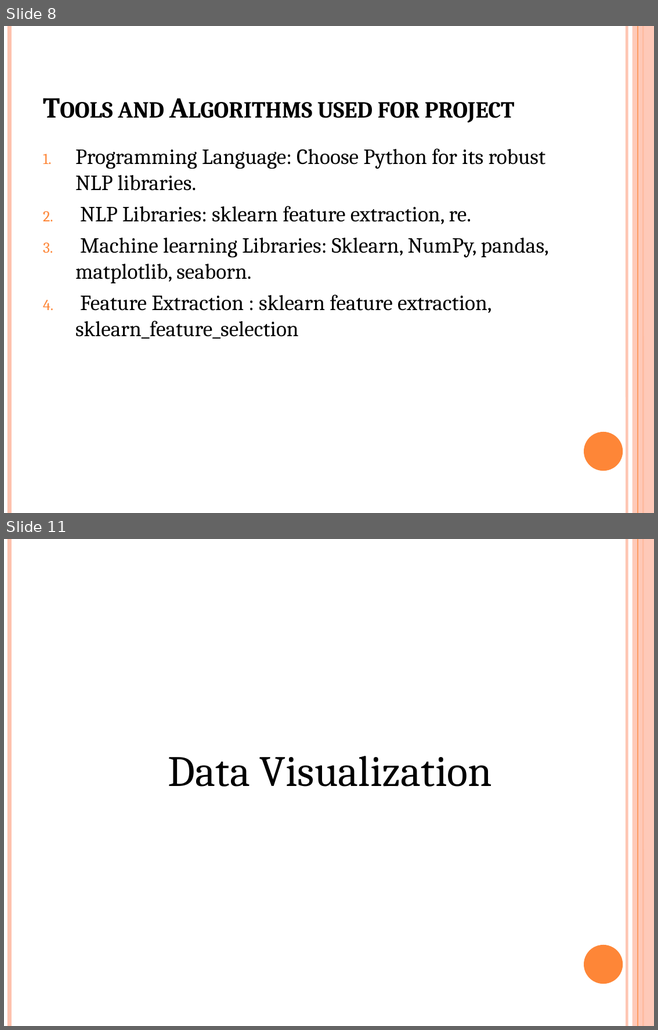
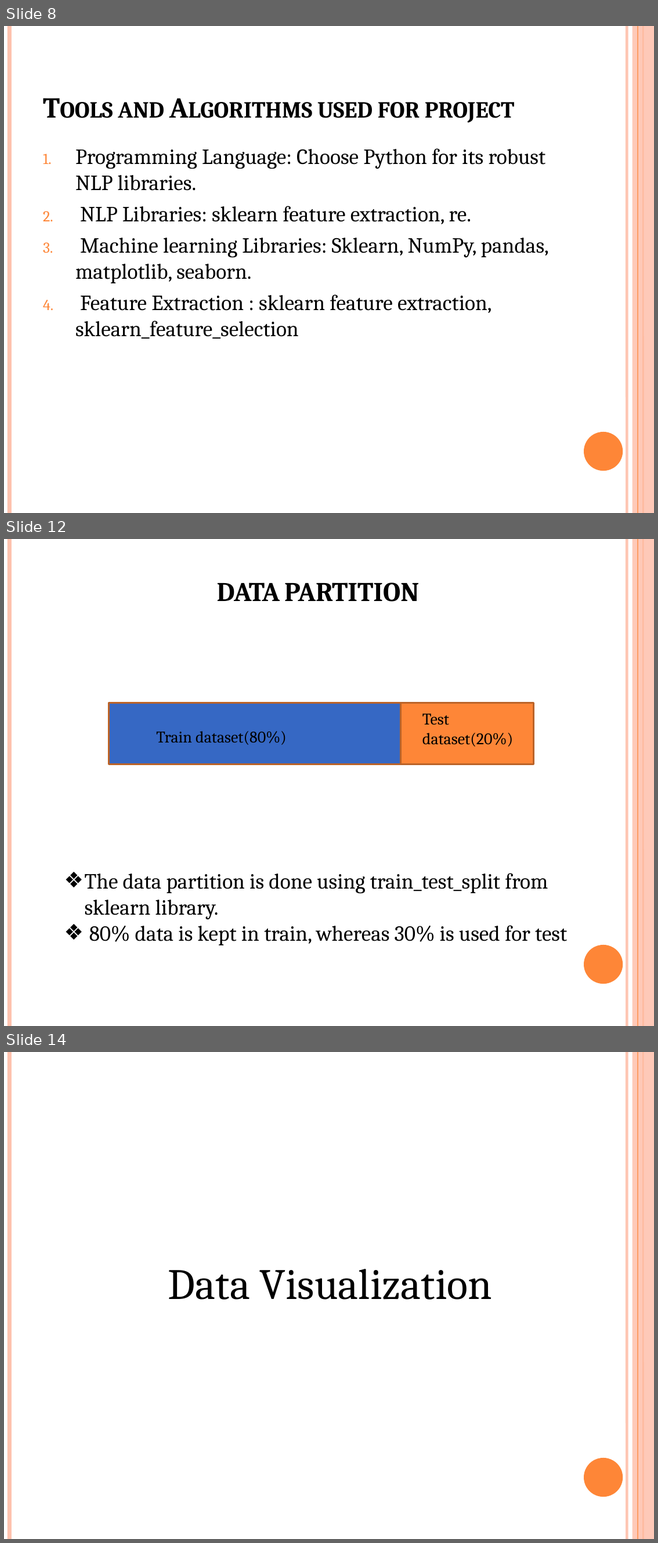
Before and after one commit to rushin236/Phone_Recommendation_System, a slide deck: Phone recommendation system.pptx. Shown one above the other, each under a label of ours: slides 8 and 11 before the commit, slides 8, 12 and 14 after it; the slides between them are not shown. The pictures are 658x1030 and 658x1543 pixels, drawn with LibreOffice and Linux fonts; fonts in the diff are those of the drawing. Boxes give left, top, right and bottom in pixels: in the first picture for what was removed or moved away, otherwise in the second. Text is boxed around its words. In the diff, an @@ line names an element or a change of style, - is before the commit and + after.

```diff
--- a/Phone recommendation system.pptx
+++ b/Phone recommendation system.pptx
@@ slide 12 added at [4,539,654,1026], background #FFFFFF; not listed: 6 template elements that a slide beside it also shows @@
@@ text added at [217,583,419,602], 30 pt, text #000000, bold, small capitals @@
+DATA PARTITION
@@ rectangle added at [108,703,400,764], fill #3668C4, outline #BC6329 2 pt @@
@@ rectangle added at [400,703,534,764], fill #FE8637, outline #BC6329 2 pt @@
@@ text added at [422,714,513,747], 18 pt, text #000000 @@
+Test dataset(20%)
@@ text added at [156,731,286,745], 18 pt, text #000000 @@
+Train dataset(80%)
@@ text added at [85,873,567,946], 24 pt, text #000000 @@
+❖ The data partition is done using train_test_split from sklearn library.
+❖ 80% data is kept in train, whereas 30% is used for test
@@ what was slide 11 is now slide 14 @@
```
Also in this commit, not shown: 3 slides changed, 5 other slides added, 3 slides removed, 22 other files.
